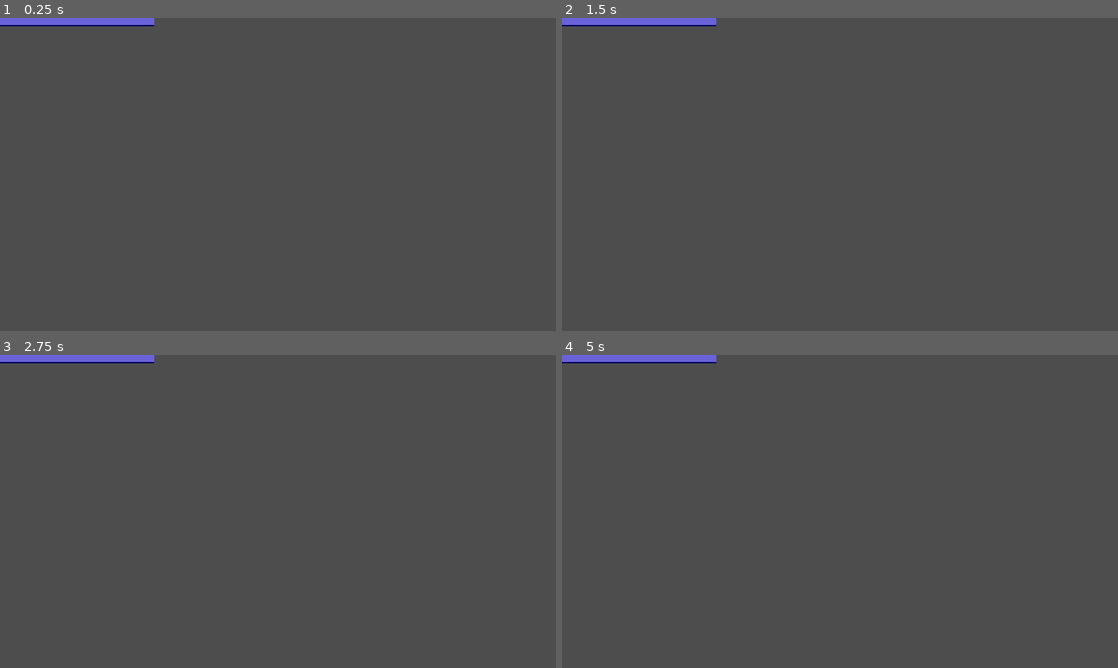
Above: before the commit, frames 1-4 (two rows, left to right).
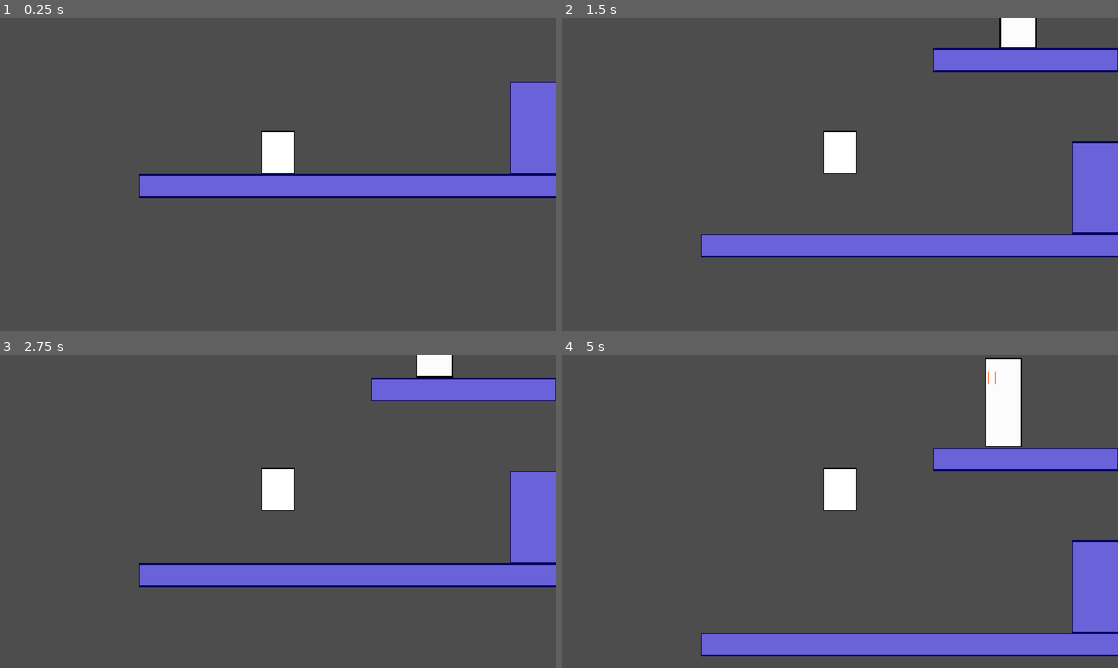
Above: after the commit, the same moments.

Repository: prtrockrs/turnover
Game: Godot game, scene res://scene/areas/area_1.tscn
Two runs of this game, one before a commit and one after it. Both use one fixed random seed, a clock stepped at 60 frames per second and the inputs below.
Inputs:
- Up to frame 1 (0.25 s): no input
- Up to frame 2 (1.5 s): tap Enter at 0.5 s; hold Right (ui_right) from 0.53 s (still down); tap F (player_transform) at 0.6, 1.35 s; tap Space (player_jump) at 0.77 s
- Up to frame 3 (2.75 s): tap Space (player_jump) at 1.52, 2 s; release Right (ui_right) at 2.03 s; hold Left (ui_left) from 2.03 s (still down); tap F (player_transform) at 2.1 s
- Up to frame 4 (5 s): release Left (ui_left) at 2.78 s; hold Right (ui_right) 2.78-4.28 s; tap F (player_transform) at 2.85, 3.6, 4.35 s; tap Space (player_jump) at 3.02, 3.77, 4.52 s; tap Enter at 4.25 s; hold Left (ui_left) from 4.28 s (still down)

The runs differ from the first frame. In frame 1, 9.8% of the frame differs, in the area x 0-100%, y 0-58%; in frame 2, 13%; in frame 3, 13%; in frame 4, 14%, in the area x 0-100%, y 0-97%.

Commit message:
player file load fix

Diff:
--- a/scene/player.tscn
+++ b/scene/player.tscn
@@ -11,7 +11,7 @@
 
 [node name="Player" type="CharacterBody2D" unique_id=1136901512 groups=["player"]]
 collision_layer = 3
-script = ExtResource("1_y8w33")
+script = ExtResource("1_s4jxa")
 
 [node name="Camera2D" type="Camera2D" parent="." unique_id=1948203042]
 zoom = Vector2(3, 3)
--- a/scripts/custom_nodes/control_manager.gd
+++ b/scripts/custom_nodes/control_manager.gd
@@ -29,10 +29,10 @@
 	if choosing_form:
 		if Input.is_action_just_pressed("ui_right"):
 			selected_index = (selected_index + 1) % controls.size()
+			print("Select %d?" % [selected_index])
 		elif Input.is_action_just_pressed("ui_left"):
 			selected_index = (selected_index - 1 + controls.size()) % controls.size()
-
-		print("Select %d?" % [selected_index])
+			print("Select %d?" % [selected_index])
 
 		if Input.is_action_just_released("player_transform"):
 			active_control = controls[selected_index]
